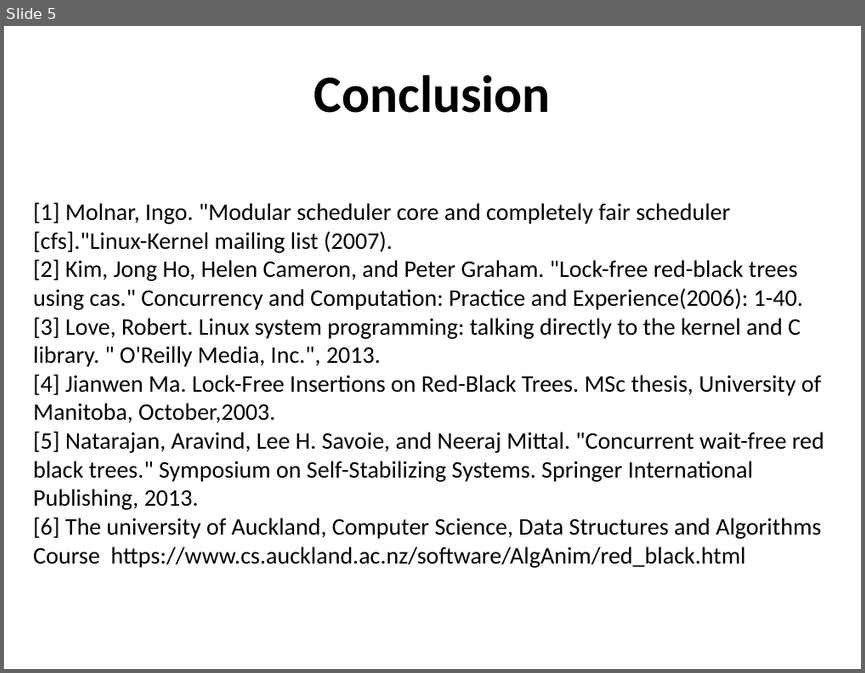
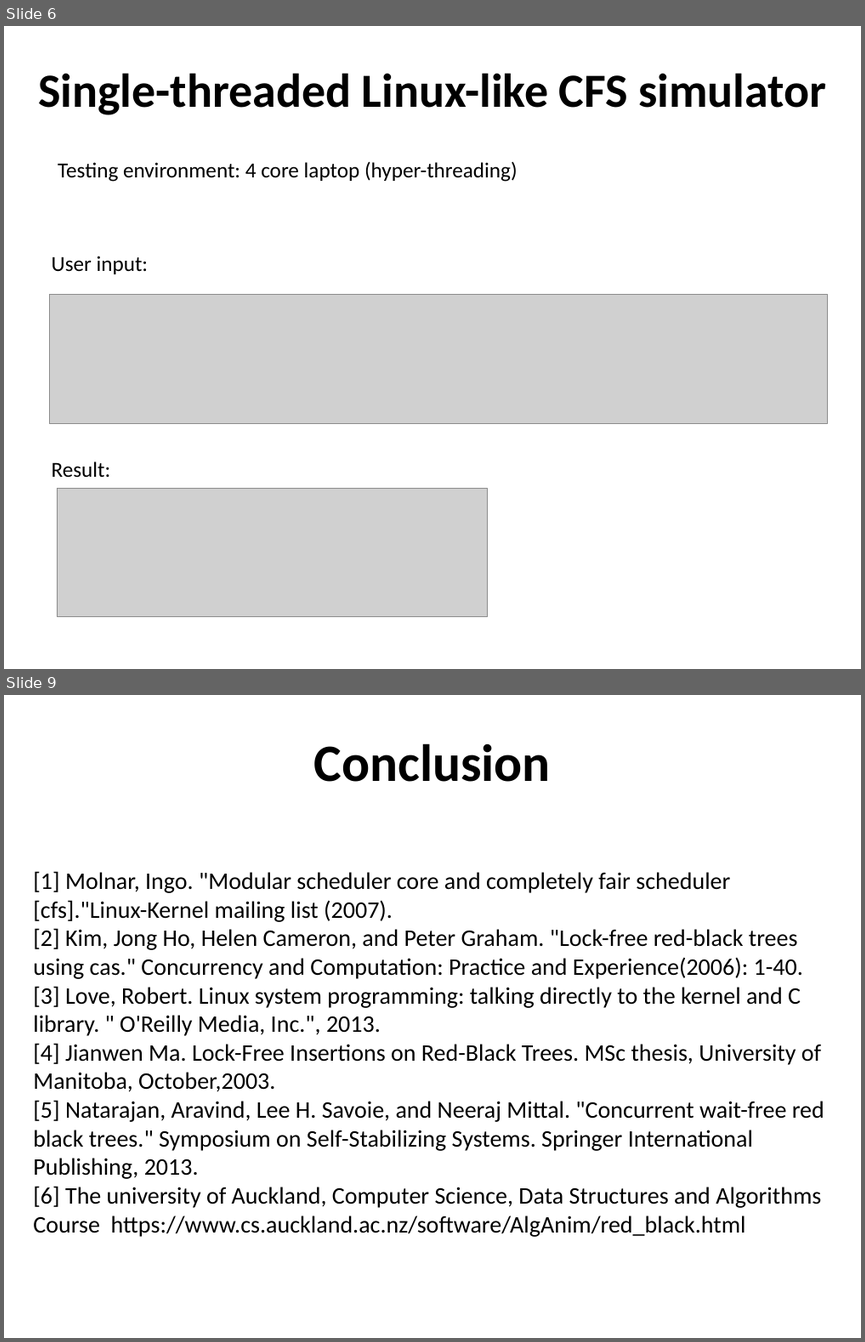
Before and after one commit to caomincan/CFSLockFreeRBTree, a slide deck: MPP_final_ppt_Jack_ppt.pptx. Shown one above the other, each under a label of ours: slide 5 before the commit, slides 6 and 9 after it; the slides between them are not shown. The pictures are 865x673 and 865x1342 pixels, drawn with LibreOffice and Linux fonts; fonts in the diff are those of the drawing; grey boxes stand for pictures. Boxes give left, top, right and bottom in pixels: in the first picture for what was removed or moved away, otherwise in the second. Text is boxed around its words. In the diff, an @@ line names an element or a change of style, - is before the commit and + after.

```diff
--- a/MPP_final_ppt_Jack_ppt.pptx
+++ b/MPP_final_ppt_Jack_ppt.pptx
@@ slide 6 added at bbox=[4, 26, 861, 669], background #FFFFFF @@
@@ text added at bbox=[38, 73, 826, 115], 40 pt, text #000000, bold @@
+Single-threaded Linux-like CFS simulator
@@ text added at bbox=[58, 161, 517, 182], 18 pt, text #000000 @@
+Testing environment: 4 core laptop (hyper-threading)
@@ text added at bbox=[52, 256, 148, 477], 18 pt, text #000000 @@
+User input:
+Result:
@@ picture added at bbox=[49, 295, 828, 424] @@
@@ picture added at bbox=[57, 488, 488, 617] @@
@@ what was slide 5 is now slide 9 @@
```
Also in this commit, not shown: 3 slides changed, 4 other slides added, 1 slide removed.
